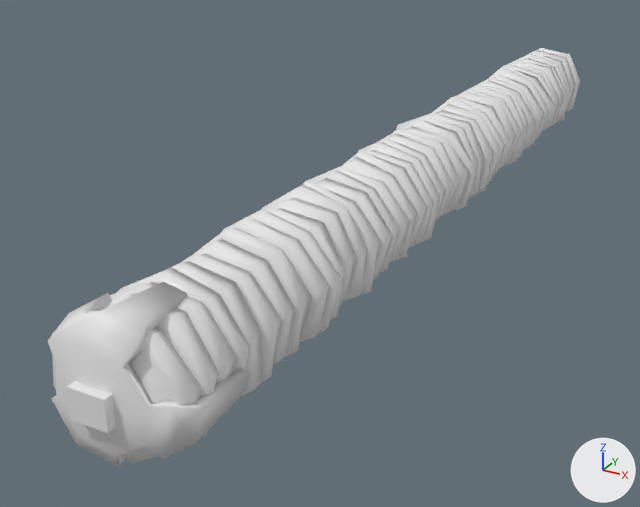
An edit to the FBX model Assets/_graph/Meshes/blocs/V2_Pipe.fbx, drawn before and after from the same camera.
Rendered twice from a camera (50 mm lens) standing at (8.56, -9.57, 7.59) and looking at (-1.82, 9.31, -1.85). Lighting does not change. The marker at lower right points along +X, +Y and +Z. Where no turn or scale is listed for an object, it has been applied to the vertices.

The first picture shows 'V2_Pipe'.
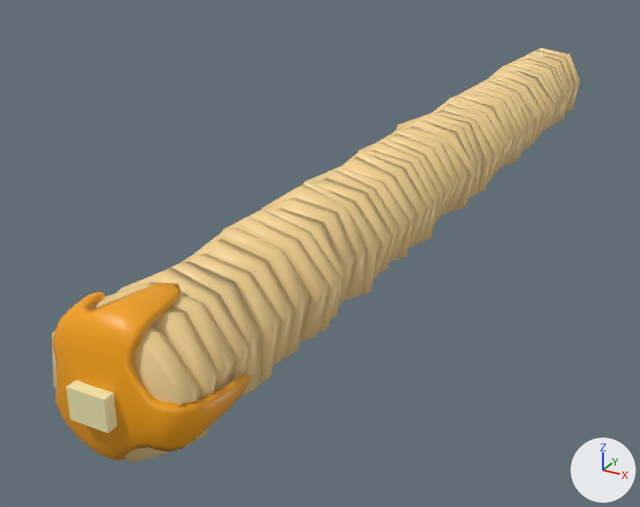
What differs and where, as boxes [x1, y1, x2, y2] in the pictures (640 x 507 px):
'V2_Pipe', reshaped
    before: [48, 48, 580, 467]
    after: [52, 48, 580, 463]
part 1 of me_cylinder_256, built on
    before: [48, 282, 250, 467]
    after: [52, 282, 252, 460]
part 2 of me_cylinder_256, surface changed (white to beige)
    both: [53, 48, 580, 463]
part 3 of me_cylinder_256, recoloured (grey to beige)
    both: [66, 381, 112, 433]

Diff of the bpy script that builds the scene:
```diff
--- a/Assets/_graph/Meshes/blocs/V2_Pipe.fbx.py
+++ b/Assets/_graph/Meshes/blocs/V2_Pipe.fbx.py
@@ img_palette2_png @@
+img_palette2_png = load_image('palette2.png', '../../Textures and sprites/palette2.png', 303, 535, 'sRGB')
@@ mat_material_001 @@
+mat_material_001 = principled_material('Material.001')
+mat_material_001.texture = img_palette2_png
+mat_material_001.roughness = 0.4
@@ me_cylinder_256 @@
 # used by ob_v2_pipe; location = (0.0, 0.0, 0.0)
-me_cylinder_256.from_pydata(...)  # 2934 vertices, 3232 faces; spans x -1.5..1.5, y -1.3..23.7, z -1.5..1.5
+me_cylinder_256.from_pydata(...)  # 3180 vertices, 3502 faces; spans x -1.5..1.5, y -1.3..23.7, z -1.5..1.5
+# me_cylinder_256 part 1: 7 vertices moved from x -0.7..0.9, y -1.0..0.6, z -1.2..1.4 to x -0.7..0.9, y -1.0..0.6, z -1.2..1.3; 71 vertices removed from x -1.2..1.5, y -1.1..0.9, z -1.4..1.4; 317 vertices added at x -1.3..1.5, y -1.1..1.1, z -1.4..1.5
+# me_cylinder_256 part 2: 3136 kept faces spanning x -1.5..1.5, y -0.9..23.7, z -1.5..1.5 get new texture (UV) coordinates
+# me_cylinder_256 part 3: 3139 faces spanning x -1.5..1.5, y -1.3..23.7, z -1.5..1.5 switch from no material to mat_material_001 (picture img_palette2_png)
```
